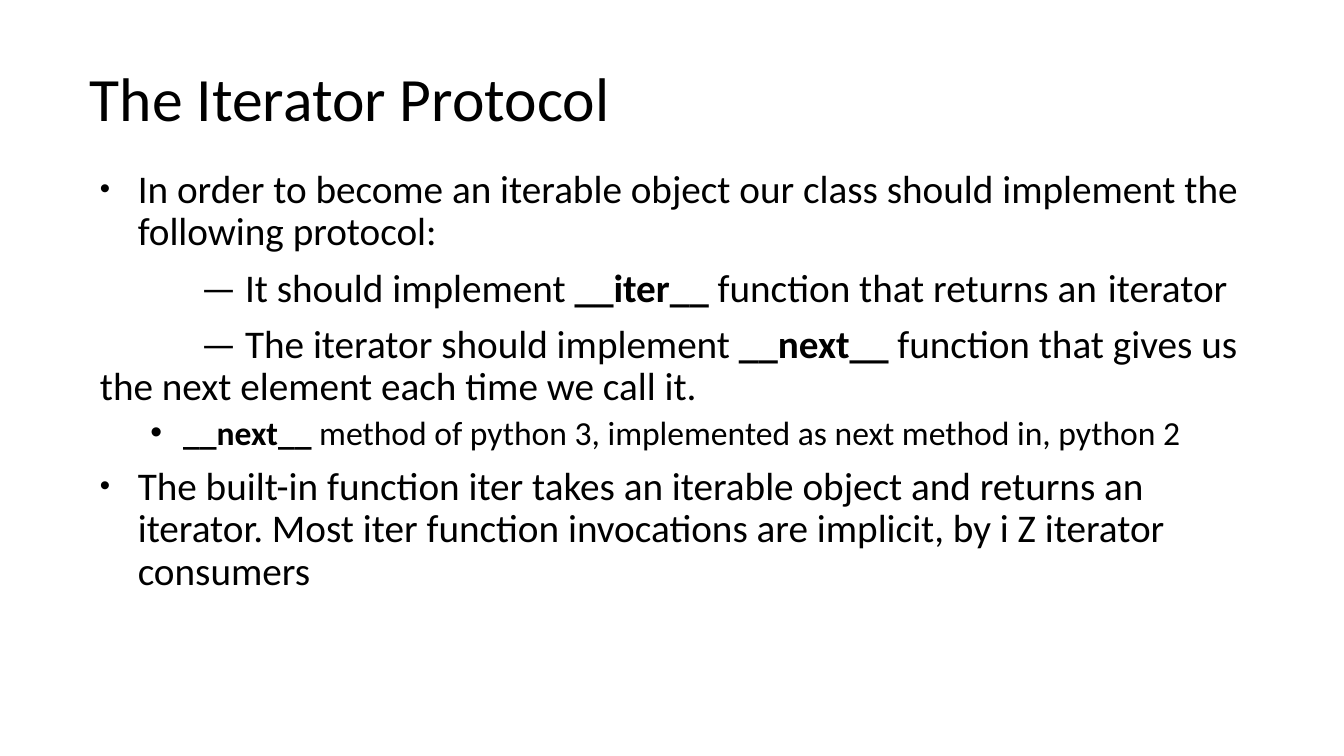
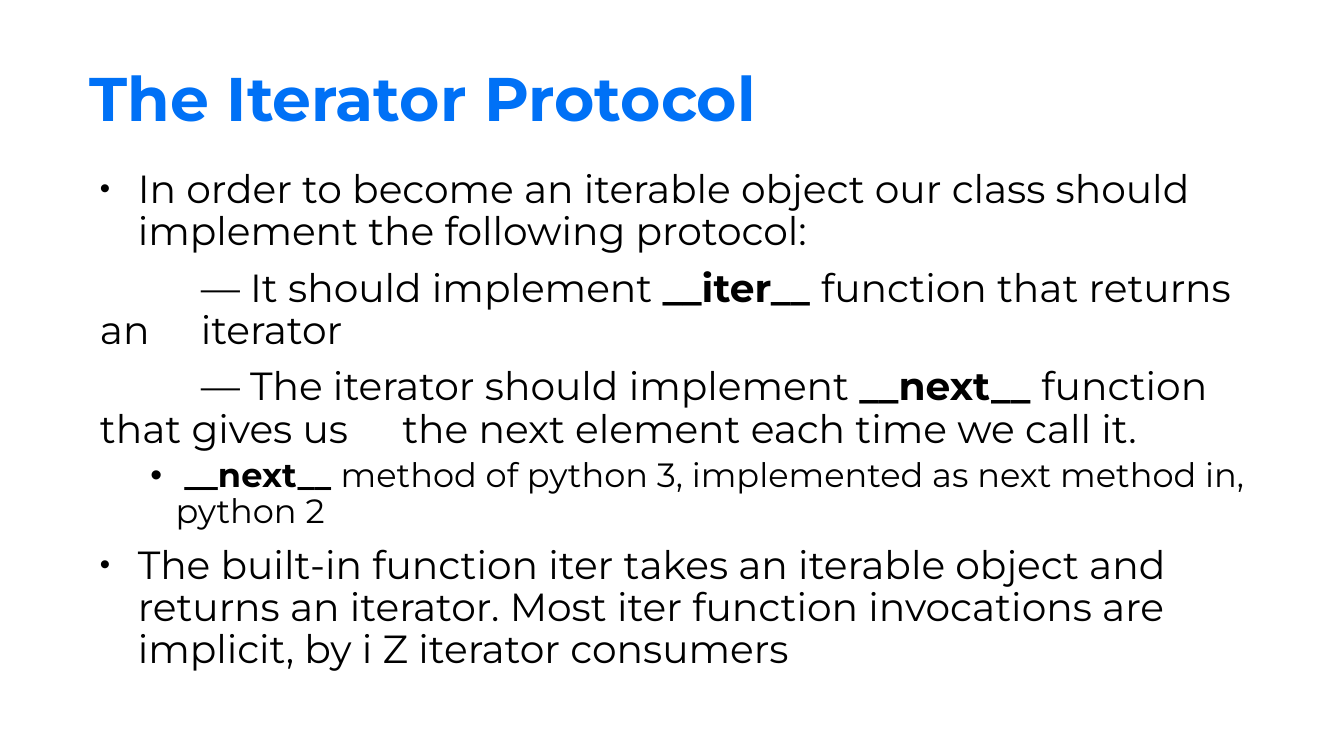
Before and after one commit to Spax04/PythonCourse, a slide deck: slide 29 of adv_new/Module 01 - Advanced technics.pptx. Drawn at 1344x756 pixels with LibreOffice and Linux fonts; fonts in the diff are those of the drawing; background and template pictures are left out. Boxes give left, top, right and bottom in pixels: in the first picture for what was removed or moved away, otherwise in the second. Text is boxed around its words. In the diff, an @@ line names an element or a change of style, - is before the commit and + after.

```diff
--- a/adv_new/Module 01 - Advanced technics.pptx
+++ b/adv_new/Module 01 - Advanced technics.pptx
@@ title "The Iterator Protocol" at <box>90,75,756,122</box>: font Calibri to Montserrat, text colour #000000 to #0071F6, bold on @@
@@ text "In order to become an ..." at <box>100,174,1244,671</box>: font Calibri to Montserrat @@
```
Also in this commit, not shown: 65 other slides changed, 15 other files.
